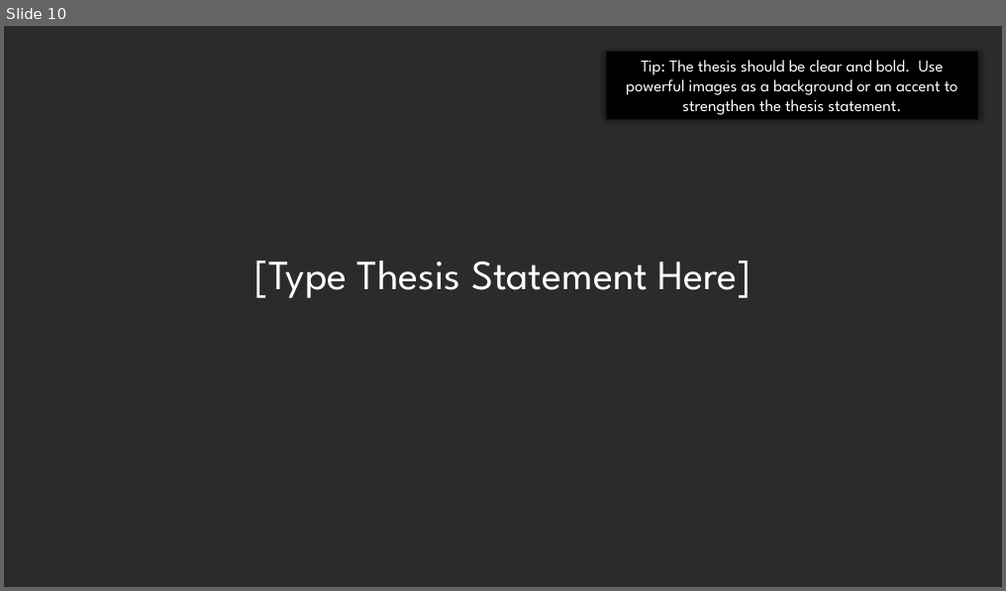
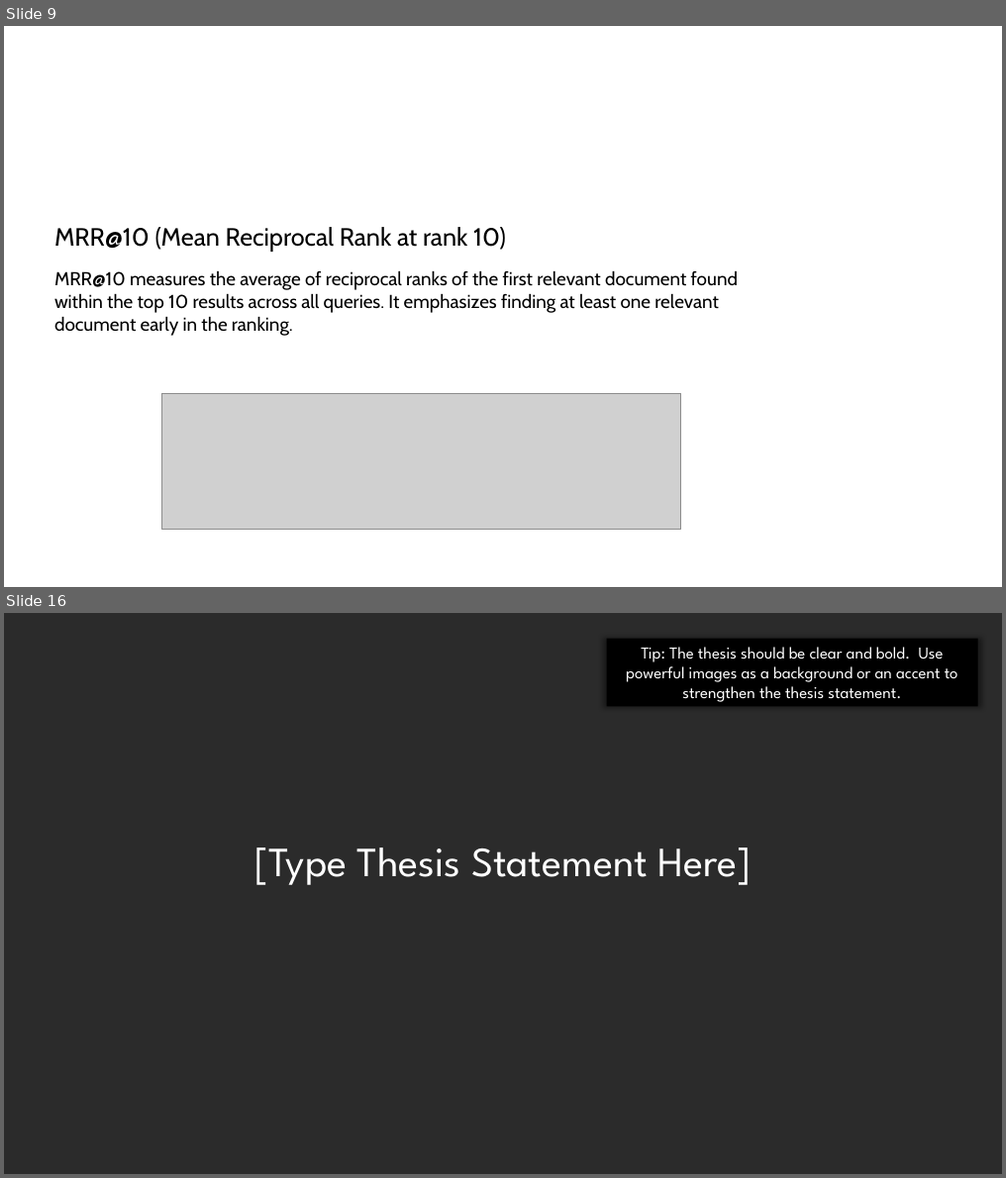
Before and after one commit to skfrost19/cross-encoder-modal, a slide deck: cross_encoder/thesis/Thesis_presentation.pptx. Shown one above the other, each under a label of ours: slide 10 before the commit, slides 9 and 16 after it; the slides between them are not shown. The pictures are 1006x591 and 1006x1178 pixels, drawn with LibreOffice and Linux fonts; fonts in the diff are those of the drawing; grey boxes stand for pictures; background and template pictures are left out; a plain dark background stands for a picture behind light text. Boxes give left, top, right and bottom in pixels: in the first picture for what was removed or moved away, otherwise in the second. Text is boxed around its words. In the diff, an @@ line names an element or a change of style, - is before the commit and + after.

```diff
--- a/cross_encoder/thesis/Thesis_presentation.pptx
+++ b/cross_encoder/thesis/Thesis_presentation.pptx
@@ slide 9 added at <box>4,26,1002,587</box>, background #FFFFFF @@
@@ title added at <box>70,63,936,142</box>, 40 pt, text #FFFFFF @@
+Evaluation Metrices
@@ text added at <box>54,227,506,252</box>, 24 pt, text #000000 @@
+MRR@10 (Mean Reciprocal Rank at rank 10)
@@ text added at <box>54,271,738,336</box>, 18 pt, text #000000 @@
+MRR@10 measures the average of reciprocal ranks of the first relevant document found within the top 10 results across all queries. It emphasizes finding at least one relevant document early in the ranking.
@@ picture added at <box>162,393,681,530</box> @@
@@ what was slide 10 is now slide 16 @@
```
Also in this commit, not shown: 5 slides changed, 6 other slides added, 2 slides removed.
